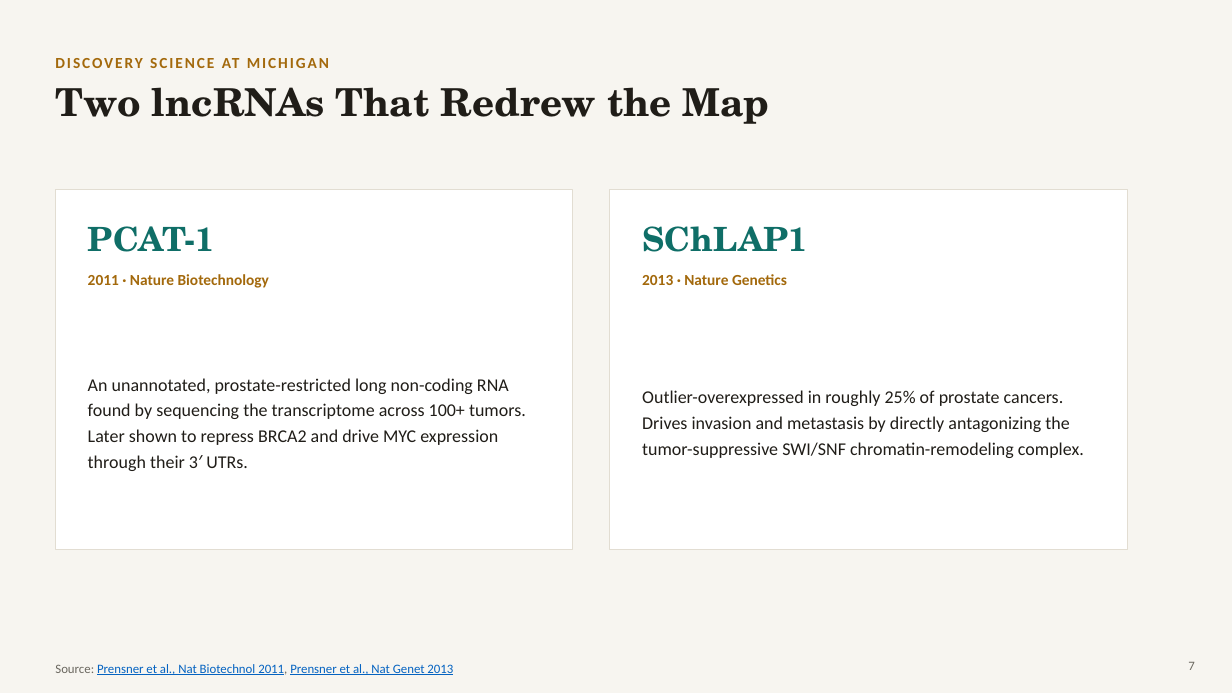
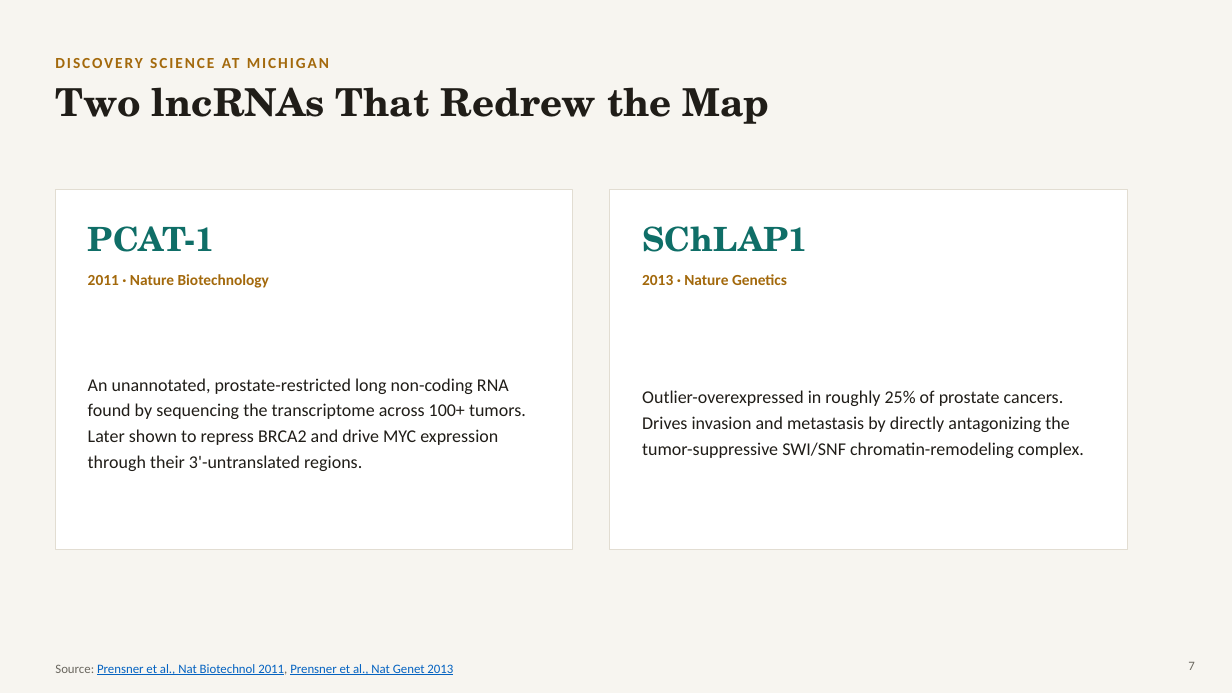
Before and after one commit to kpienta-cloud/FENG, a slide deck: slide 7 of slides/Transformative_Science_Feng_Keynote.pptx. Drawn at 1232x693 pixels with LibreOffice and Linux fonts; fonts in the diff are those of the drawing. Boxes give left, top, right and bottom in pixels: in the first picture for what was removed or moved away, otherwise in the second. Text is boxed around its words. In the diff, an @@ line names an element or a change of style, - is before the commit and + after.

```diff
--- a/slides/Transformative_Science_Feng_Keynote.pptx
+++ b/slides/Transformative_Science_Feng_Keynote.pptx
@@ text at bbox=[88, 378, 526, 471]: text changed @@
-An unannotated, prostate-restricted long non-coding RNA found by sequencing the transcriptome across 100+ tumors. Later shown to repress BRCA2 and drive MYC expression through their 3′ UTRs.
+An unannotated, prostate-restricted long non-coding RNA found by sequencing the transcriptome across 100+ tumors. Later shown to repress BRCA2 and drive MYC expression through their 3'-untranslated regions.
```
Also in this commit, not shown: 5 other slides changed.
